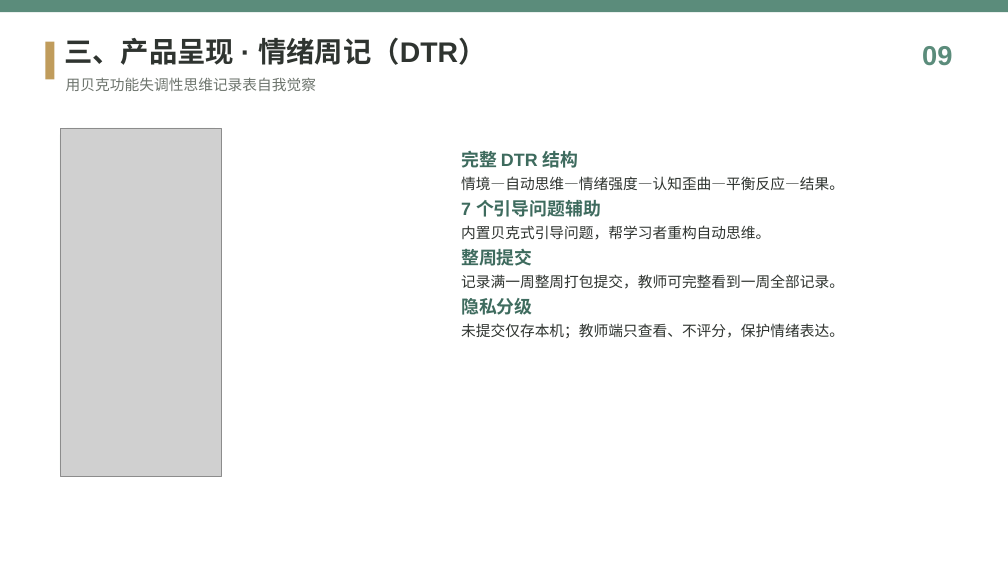
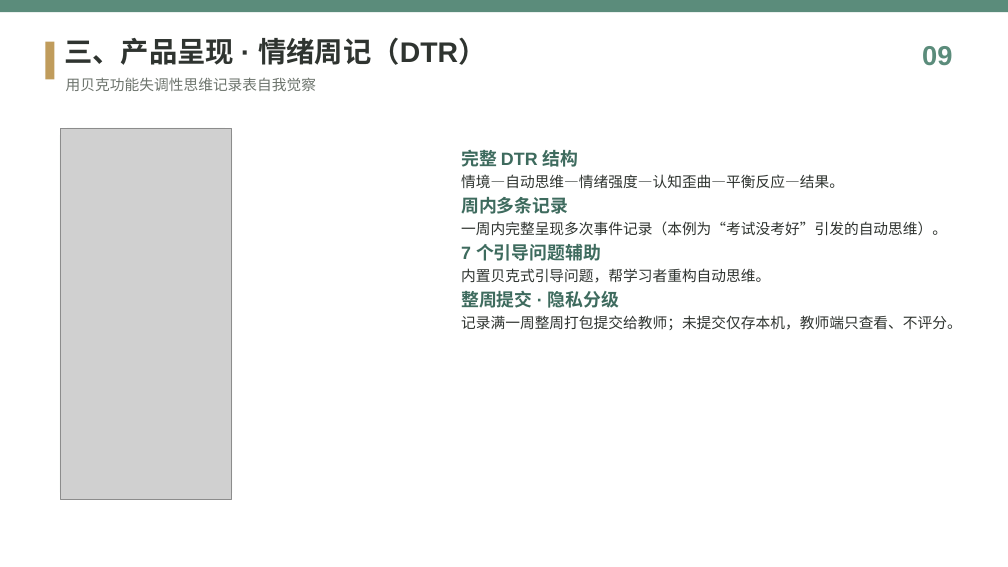
Before and after one commit to 7xlnn/-1, a slide deck: slide 9 of assets/知愈心理_产品介绍.pptx. Drawn at 1008x567 pixels with LibreOffice and Linux fonts; fonts in the diff are those of the drawing; grey boxes stand for pictures. Boxes give left, top, right and bottom in pixels: in the first picture for what was removed or moved away, otherwise in the second. Text is boxed around its words. In the diff, an @@ line names an element or a change of style, - is before the commit and + after.

```diff
--- a/assets/知愈心理_产品介绍.pptx
+++ b/assets/知愈心理_产品介绍.pptx
@@ picture: place and size @@
-picture at [60,129,222,476]
+picture at [60,129,231,499]
@@ rounded rectangle: place and size @@
-rounded rectangle at [60,129,222,476]
+rounded rectangle at [60,129,231,499]
@@ text at [461,150,844,283]: line spacing 1.25 to 1.2 @@
@@ text at [461,197,947,236]: paragraphs added @@
+周内多条记录
+一周内完整呈现多次事件记录（本例为“考试没考好”引发的自动思维）。
@@ text at [461,291,962,330]: text changed @@
-整周提交
-记录满一周整周打包提交，教师可完整看到一周全部记录。
-隐私分级
-未提交仅存本机；教师端只查看、不评分，保护情绪表达。
+整周提交 · 隐私分级
+记录满一周整周打包提交给教师；未提交仅存本机，教师端只查看、不评分。
```
Also in this commit, not shown: 2 other slides changed, 3 other files.
